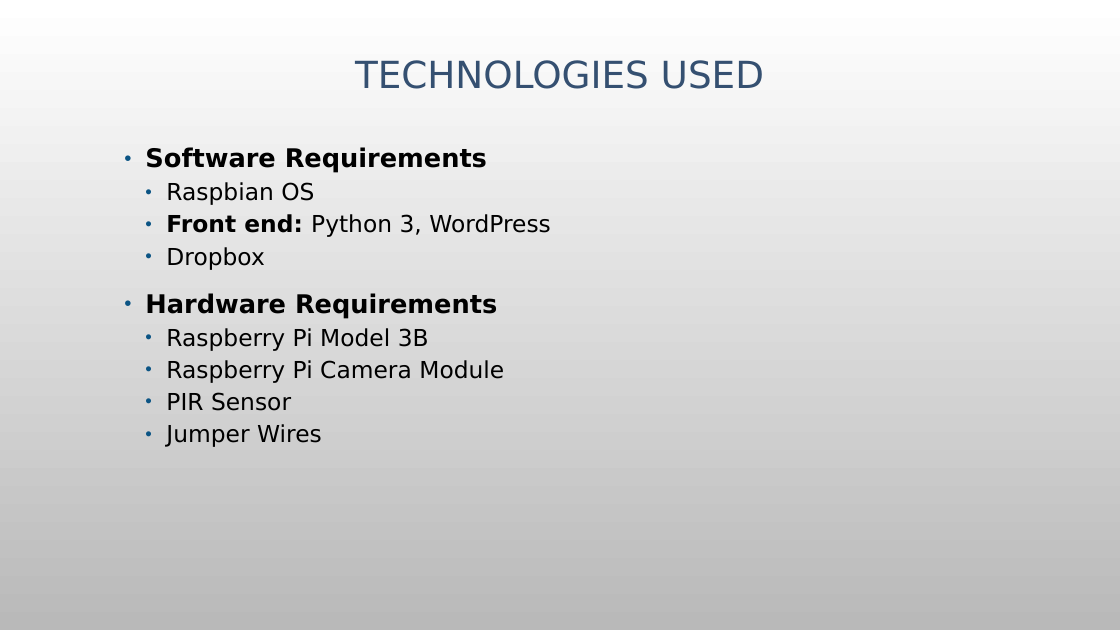
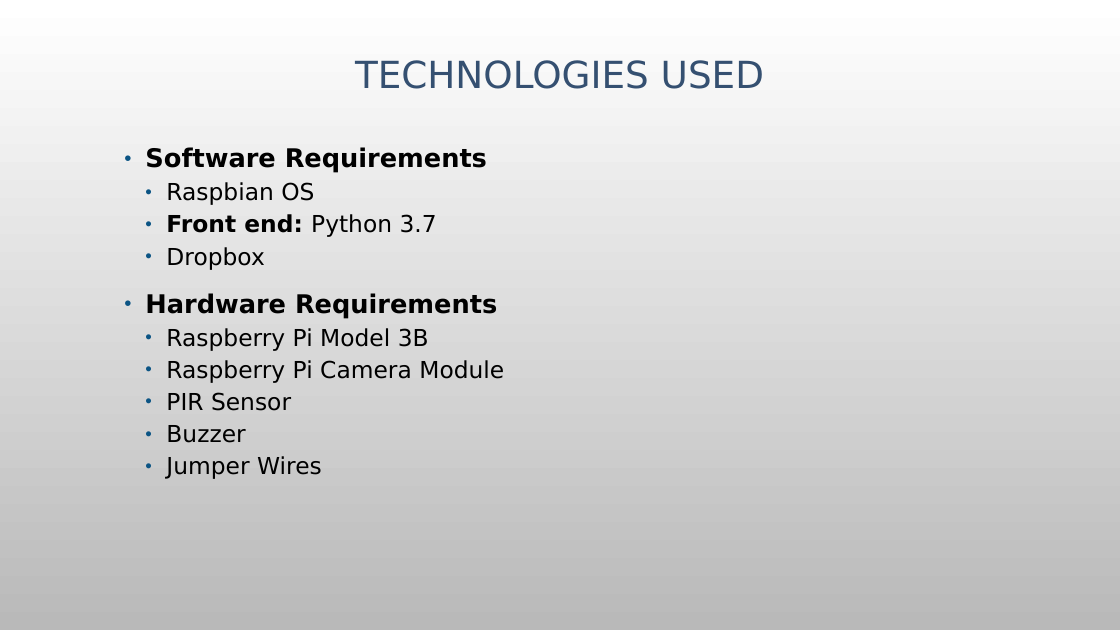
Before and after one commit to vijaykumarrpai/mca-code, a slide deck: slide 5 of 4th Sem/IOT/Alligator.pptx. Drawn at 1120x630 pixels with LibreOffice and Linux fonts; fonts in the diff are those of the drawing; background and template pictures are left out. Boxes give left, top, right and bottom in pixels: in the first picture for what was removed or moved away, otherwise in the second. Text is boxed around its words. In the diff, an @@ line names an element or a change of style, - is before the commit and + after.

```diff
--- a/4th Sem/IOT/Alligator.pptx
+++ b/4th Sem/IOT/Alligator.pptx
@@ text at bbox=[145, 147, 504, 479]: alignment left to justified @@
@@ text at bbox=[166, 214, 437, 237]: text changed; bold on @@
-  • Front end: Python 3, WordPress
+  • Front end: Python 3.7
@@ text at bbox=[166, 425, 245, 443]: paragraph added @@
+  • Buzzer
```
Also in this commit, not shown: 11 other slides changed, 2 slides added, 12 other files.
